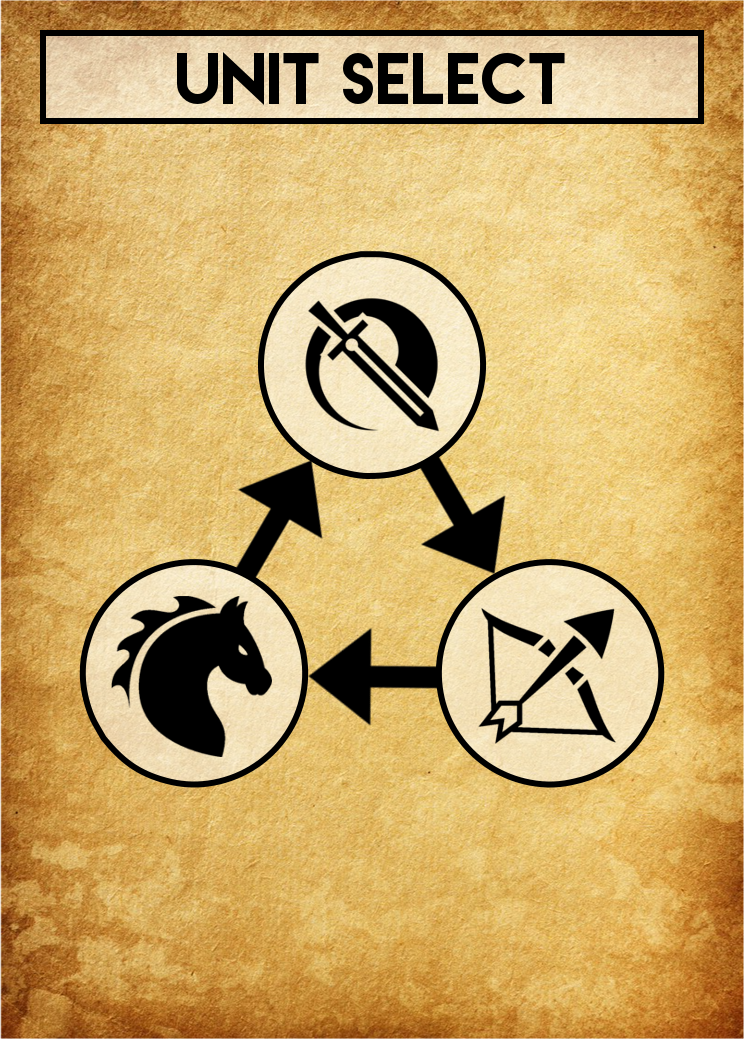
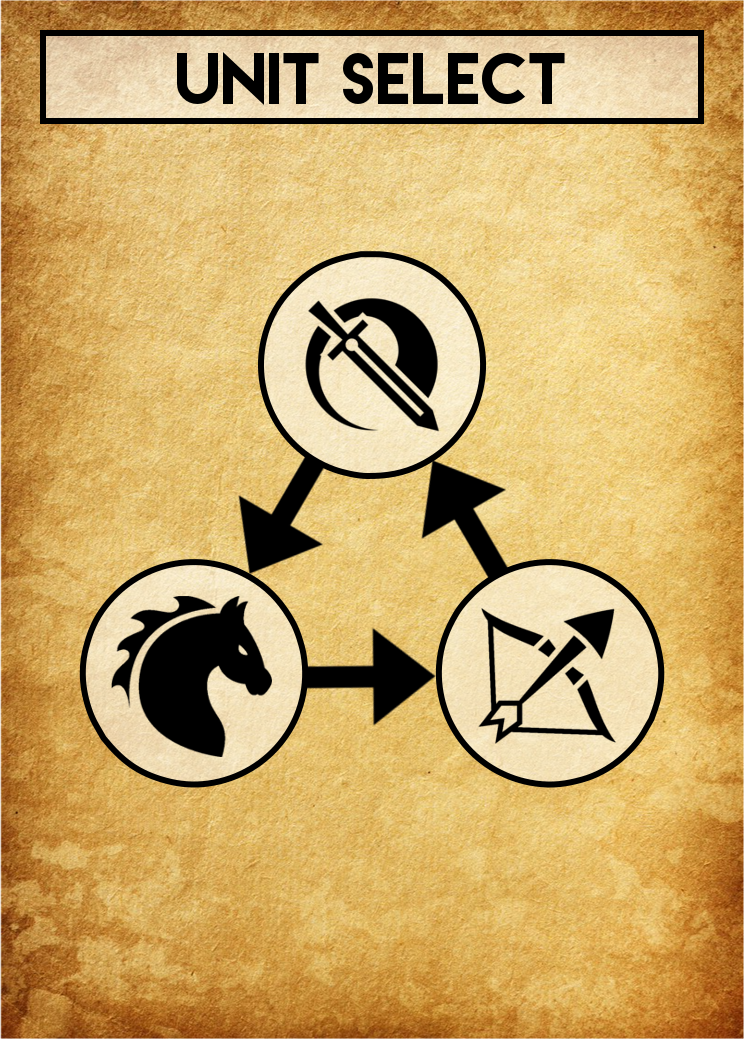
Layer changes from the first w=744, h=1039 image to the second:
painted on "Arrows" over [236, 456, 508, 726]
